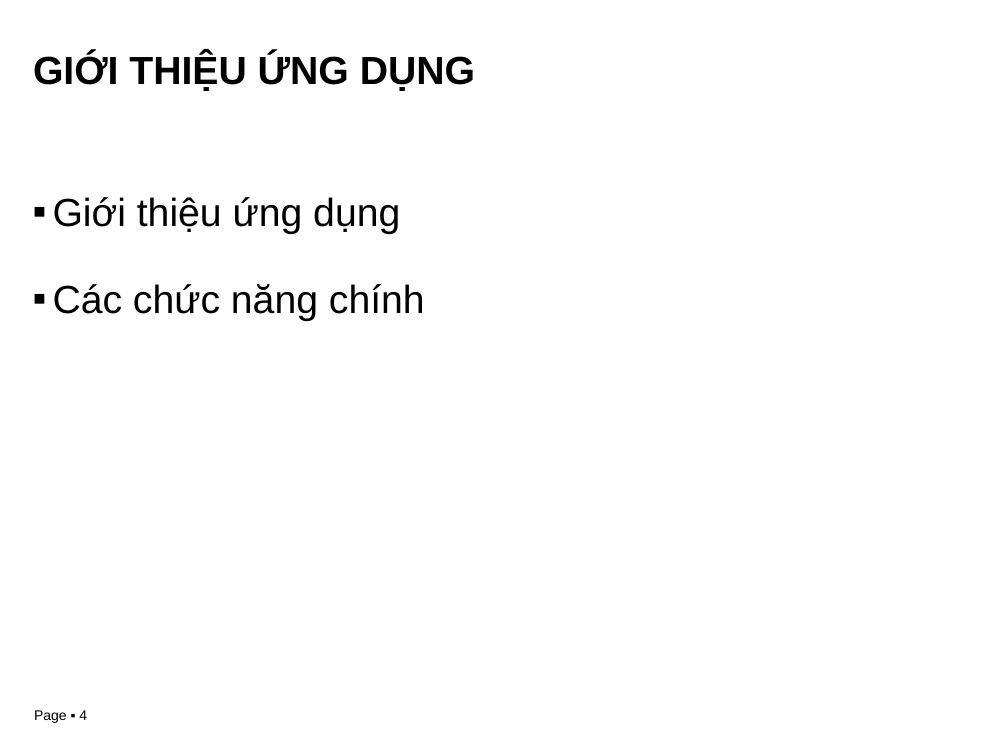
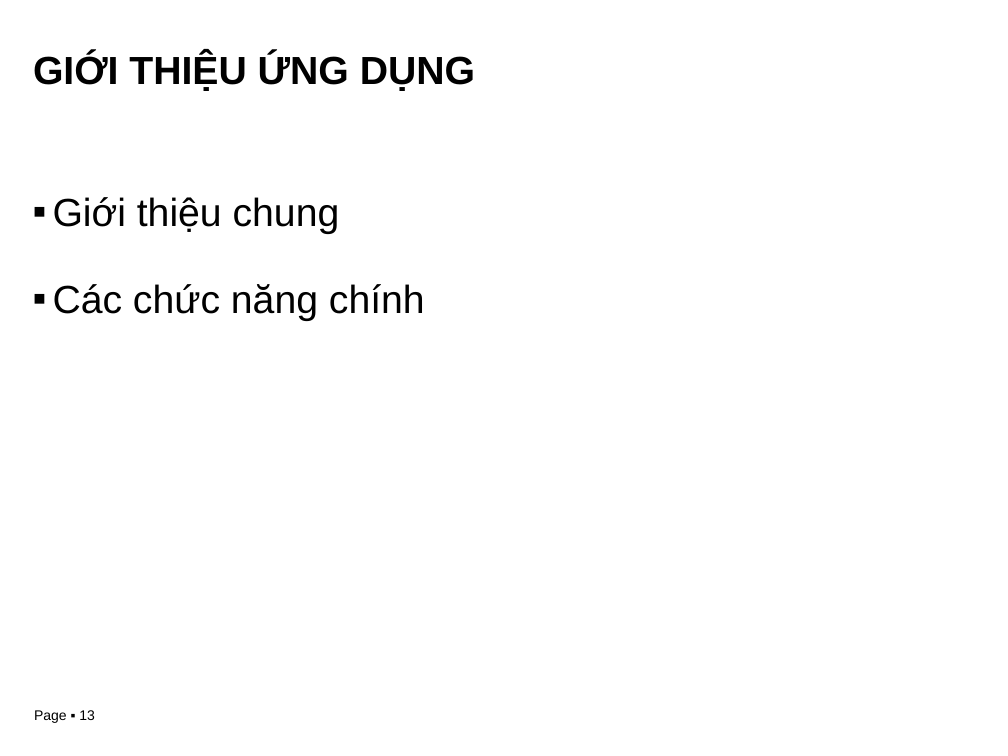
Before and after one commit to btheanh174/kl07-nha03, a slide deck: slide 13 of Reports/28-03-2011-Slide.pptx (slide 4 before the commit). Drawn at 1008x756 pixels with LibreOffice and Linux fonts; fonts in the diff are those of the drawing; background and template pictures are left out. Boxes give left, top, right and bottom in pixels: in the first picture for what was removed or moved away, otherwise in the second. Text is boxed around its words. In the diff, an @@ line names an element or a change of style, - is before the commit and + after.

```diff
--- a/Reports/28-03-2011-Slide.pptx
+++ b/Reports/28-03-2011-Slide.pptx
@@ text at [53, 197, 340, 234]: text changed @@
-▪ Giới thiệu ứng dụng
+▪ Giới thiệu chung
@@ page number at [34, 710, 95, 723]: text changed @@
-Page ▪ 4
+Page ▪ 13
```
Also in this commit, not shown: 2 other slides changed, 9 slides added.
